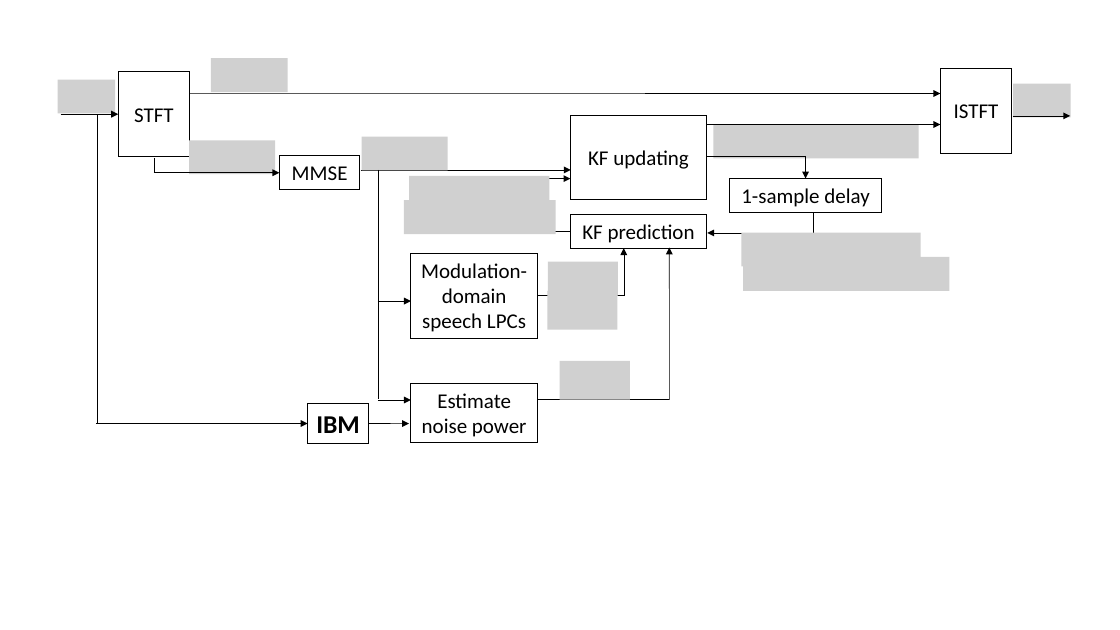
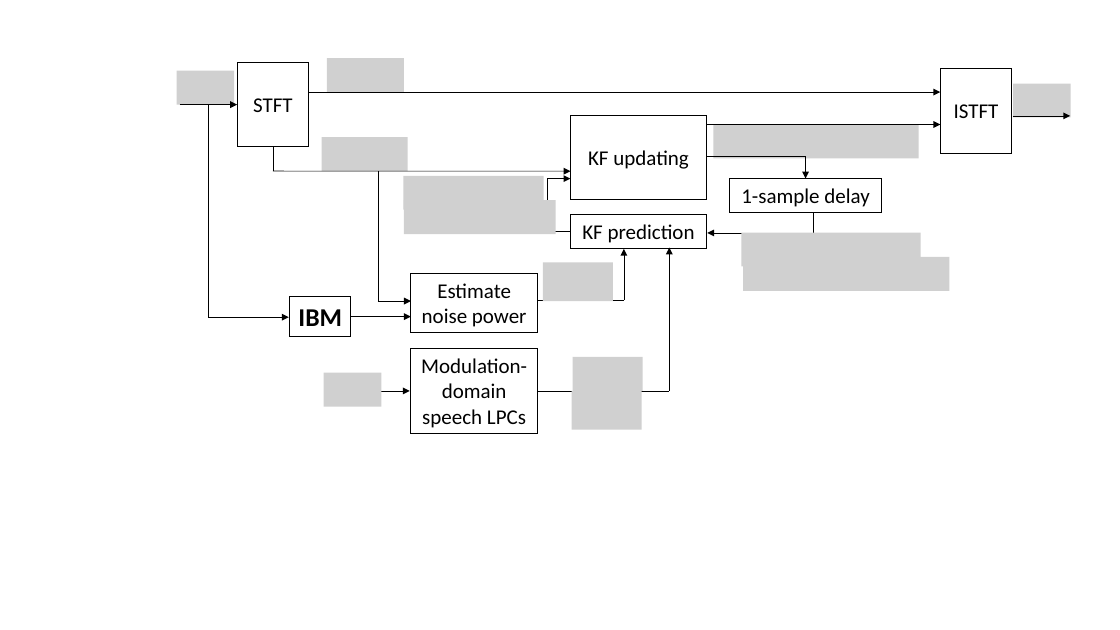
Before and after one commit to jygoh1/FinalYearProject, a slide deck: slide 1 of Final Report/block diagram NMDKF.pptx. Drawn at 1120x630 pixels with LibreOffice and Linux fonts; fonts in the diff are those of the drawing; grey boxes stand for pictures. Boxes give left, top, right and bottom in pixels: in the first picture for what was removed or moved away, otherwise in the second. Text is boxed around its words. In the diff, an @@ line names an element or a change of style, - is before the commit and + after.

```diff
--- a/Final Report/block diagram NMDKF.pptx
+++ b/Final Report/block diagram NMDKF.pptx
@@ picture removed at (211, 58, 288, 92) @@
@@ picture added at (327, 58, 404, 92) @@
@@ picture removed at (58, 80, 116, 113) @@
@@ picture added at (176, 71, 234, 104) @@
@@ rectangle "STFT": place and size @@
-rectangle "STFT" at (118, 71, 190, 156)
+rectangle "STFT" at (237, 62, 308, 147)
@@ arrow moved from (60, 114) - (118, 114) to (180, 105) - (237, 105) @@
@@ line moved from (97, 115) - (97, 423) to (208, 104) - (208, 318) @@
@@ arrow moved from (190, 93) - (940, 93) to (308, 92) - (940, 92) @@
@@ picture removed at (189, 140, 276, 174) @@
@@ line moved from (154, 172) - (154, 158) to (273, 171) - (273, 147) @@
@@ picture added at (322, 137, 408, 171) @@
@@ picture removed at (362, 137, 449, 171) @@
@@ arrow removed from (154, 173) to (280, 173) @@
@@ arrow moved from (360, 170) - (571, 170) to (273, 171) - (571, 171) @@
@@ rectangle removed at (280, 156, 360, 190) @@
-MMSE
@@ line moved from (378, 170) - (378, 399) to (378, 171) - (378, 301) @@
@@ picture: place and size @@
-picture at (409, 176, 549, 209)
+picture at (403, 176, 544, 209)
@@ picture: place and size @@
-picture at (548, 262, 618, 296)
+picture at (543, 262, 613, 301)
@@ arrow moved from (624, 296) - (624, 248) to (624, 300) - (624, 249) @@
@@ arrow moved from (670, 400) - (670, 248) to (670, 391) - (670, 248) @@
@@ rectangle "IBM": place and size @@
-rectangle "IBM" at (308, 404, 369, 444)
+rectangle "IBM" at (290, 297, 351, 336)
@@ rectangle "Estimate noise power": place and size @@
-rectangle "Estimate noise power" at (411, 383, 538, 443)
+rectangle "Estimate noise power" at (411, 273, 538, 333)
@@ picture removed at (548, 291, 618, 329) @@
@@ arrow moved from (96, 423) - (308, 423) to (208, 318) - (289, 318) @@
@@ arrow moved from (369, 423) - (409, 423) to (351, 317) - (411, 317) @@
@@ line moved from (538, 296) - (624, 296) to (538, 300) - (624, 300) @@
@@ rectangle "Modulation-domain speech LPCs": place and size @@
-rectangle "Modulation-domain speech LPCs" at (411, 253, 538, 338)
+rectangle "Modulation-domain speech LPCs" at (411, 349, 538, 434)
@@ picture added at (573, 357, 643, 391) @@
@@ picture added at (323, 373, 381, 407) @@
@@ picture removed at (560, 361, 629, 400) @@
@@ arrow moved from (378, 400) - (411, 400) to (376, 391) - (410, 391) @@
@@ line moved from (538, 399) - (670, 399) to (538, 391) - (670, 391) @@
@@ picture added at (572, 391, 642, 429) @@
```
Also in this commit, not shown: 18 other files.
